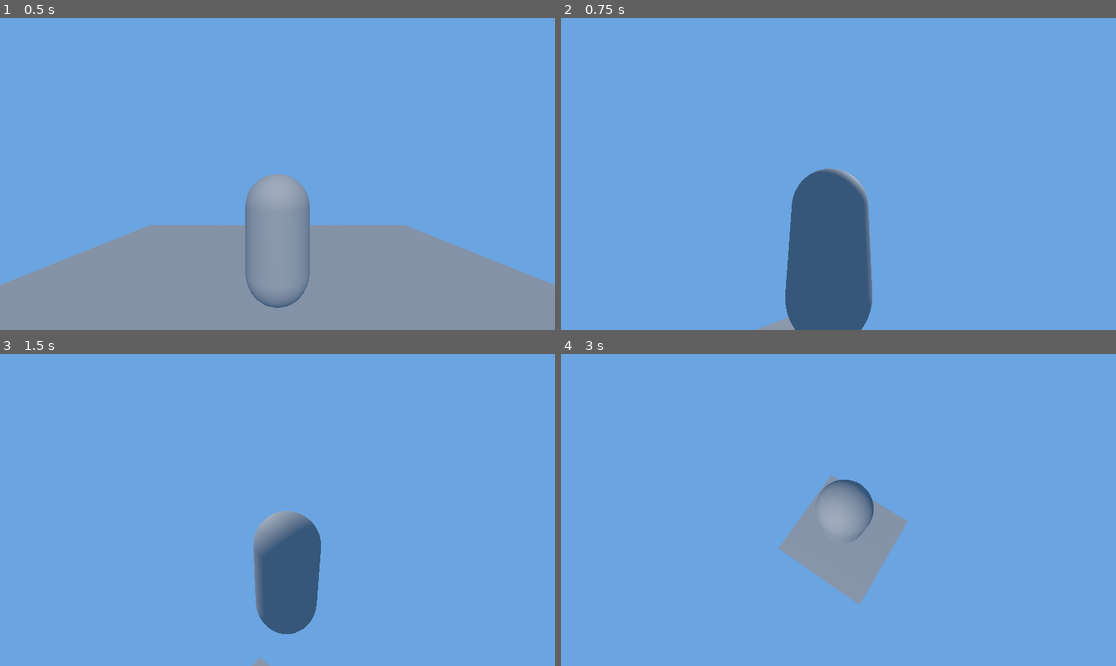
Above: before the commit, frames 1-4 (two rows, left to right).
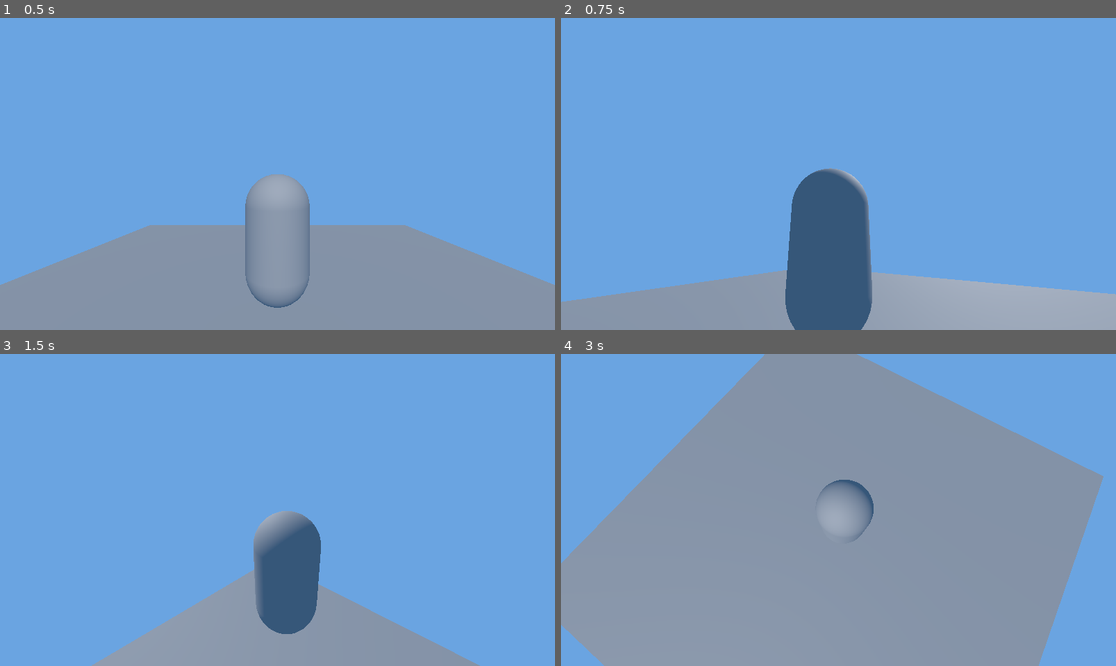
Above: after the commit, the same moments.

Repository: lewisjga/godot-learn
Game: Godot game, scene res://main.tscn
Two runs of this game, one before a commit and one after it. Both use one fixed random seed, a clock stepped at 60 frames per second and the inputs below.
Inputs (mouse positions are in pixels of both pictures, inside the frame that each line leads up to):
- Up to frame 1 (0.5 s): no input
- Up to frame 2 (0.75 s): tap Enter (ui_accept) at 0.5, 0.6 s; move the mouse to (960, 158) at 0.52 s; hold Right (ui_right) from 0.53 s (still down)
- Up to frame 3 (1.5 s): tap Space (jump, bound only after the commit) at 0.77, 0.8, 1.07, 1.35 s; move the mouse to (166, 525) at 1.27 s; release Right (ui_right) at 1.28 s; hold Down (ui_down) from 1.28 s (still down)
- Up to frame 4 (3 s): tap Space (jump, bound only after the commit) at 1.52, 1.82, 2.3 s; tap Enter (ui_accept) at 1.55, 2.1, 2.75, 2.85 s; move the mouse to (894, 441) at 2.02 s; release Down (ui_down) at 2.03 s; hold Right (ui_right) 2.03-2.78 s; move the mouse to (810, 572) at 2.77 s; hold Up (ui_up) from 2.78 s (still down)

Frame 1 is identical in both runs. In frame 2, 12% of the frame differs, in the area x 0-100%, y 80-100%; in frame 3, 9.9%; in frame 4, 67%, in the area x 0-98%, y 0-100%.

Commit message:
Removed testing controls, put in placeholder inputs

Diff:
--- a/main.gd
+++ b/main.gd
@@ -1,18 +1 @@
 extends Node
-
-
-@onready var player = $Player
-
-
-func _ready() -> void:
-	player.tc_changed.connect(_on_tc_changed)
-	print(player.total_compensation)
-	print(player.player_name)
-
-
-func _on_tc_changed(new_tc):
-	print("My name is %s and my total compensation is %s" % [player.player_name, new_tc])
-	if new_tc <= 400:
-		print("%s is a LOSER" % [player.player_name])
-	else:
-		print("%s works at FAANG" % [player.player_name])
--- a/player.gd
+++ b/player.gd
@@ -5,52 +5,35 @@
 
 @export_range(0.0, 1.0) var mouse_sensitivity = 0.01
 @export var tilt_limit = deg_to_rad(75)
-@export var total_compensation = 300
-@export var player_name = "Gary"
 @export var speed = 5.0
 @export var acceleration = 4.0
 @export var jump_speed = 8.0
 
 var gravity = ProjectSettings.get_setting("physics/3d/default_gravity")
-var jumping = false
 
 
-signal tc_changed(new_tc)
-
-
-func _process(_delta: float) -> void:
-	if Input.is_action_just_pressed("ui_up"):
-		total_compensation += 50
-		tc_changed.emit(total_compensation)
-	if Input.is_action_just_pressed("ui_down"):
-		total_compensation -= 50
-		tc_changed.emit(total_compensation)
-
-
-func _physics_process(delta):
-	velocity.y += -gravity * delta
+func _physics_process(delta: float):
+	if not is_on_floor():
+		velocity.y -= gravity * delta
 	get_move_input(delta)
 	move_and_slide()
 
 
 func _unhandled_input(event: InputEvent) -> void:
-	# Mouselook implemented using `screen_relative` for resolution-independent sensitivity.
 	if event is InputEventMouseMotion:
 		_camera_pivot.rotation.x -= event.screen_relative.y * mouse_sensitivity
-		# Prevent the camera from rotating too far up or down.
 		_camera_pivot.rotation.x = clampf(_camera_pivot.rotation.x, -tilt_limit, tilt_limit)
 		_camera_pivot.rotation.y += -event.screen_relative.x * mouse_sensitivity
 
 
-func get_move_input(delta):
+func get_move_input(delta: float):
 	var vy = velocity.y
 	velocity.y = 0
 
-	var input = Input.get_vector("ui_left", "ui_right", "ui_up", "ui_down")
+	var input = Input.get_vector("move_left", "move_right", "move_forward", "move_backward")
 	var dir = Vector3(input.x, 0, input.y).rotated(Vector3.UP, _camera_pivot.rotation.y)
 	velocity = lerp(velocity, dir * speed, acceleration * delta)
 
-	if Input.is_action_just_pressed("ui_accept"):
+	if Input.is_action_just_pressed("jump") and is_on_floor():
 		vy = jump_speed
-		jumping = true
 	velocity.y = vy
--- a/project.godot
+++ b/project.godot
@@ -17,36 +17,29 @@
 
 [input]
 
-ui_left={
-"deadzone": 0.5,
-"events": [Object(InputEventKey,"resource_local_to_scene":false,"resource_name":"","device":0,"window_id":0,"alt_pressed":false,"shift_pressed":false,"ctrl_pressed":false,"meta_pressed":false,"pressed":false,"keycode":4194319,"physical_keycode":0,"key_label":0,"unicode":0,"location":0,"echo":false,"script":null)
-, Object(InputEventJoypadButton,"resource_local_to_scene":false,"resource_name":"","device":-1,"button_index":13,"pressure":0.0,"pressed":false,"script":null)
-, Object(InputEventJoypadMotion,"resource_local_to_scene":false,"resource_name":"","device":-1,"axis":0,"axis_value":-1.0,"script":null)
-, Object(InputEventKey,"resource_local_to_scene":false,"resource_name":"","device":-1,"window_id":0,"alt_pressed":false,"shift_pressed":false,"ctrl_pressed":false,"meta_pressed":false,"pressed":false,"keycode":0,"physical_keycode":65,"key_label":0,"unicode":97,"location":0,"echo":false,"script":null)
+move_left={
+"deadzone": 0.2,
+"events": [Object(InputEventKey,"resource_local_to_scene":false,"resource_name":"","device":-1,"window_id":0,"alt_pressed":false,"shift_pressed":false,"ctrl_pressed":false,"meta_pressed":false,"pressed":false,"keycode":0,"physical_keycode":65,"key_label":0,"unicode":97,"location":0,"echo":false,"script":null)
 ]
 }
-ui_right={
-"deadzone": 0.5,
-"events": [Object(InputEventKey,"resource_local_to_scene":false,"resource_name":"","device":0,"window_id":0,"alt_pressed":false,"shift_pressed":false,"ctrl_pressed":false,"meta_pressed":false,"pressed":false,"keycode":4194321,"physical_keycode":0,"key_label":0,"unicode":0,"location":0,"echo":false,"script":null)
-, Object(InputEventJoypadButton,"resource_local_to_scene":false,"resource_name":"","device":-1,"button_index":14,"pressure":0.0,"pressed":false,"script":null)
-, Object(InputEventJoypadMotion,"resource_local_to_scene":false,"resource_name":"","device":-1,"axis":0,"axis_value":1.0,"script":null)
-, Object(InputEventKey,"resource_local_to_scene":false,"resource_name":"","device":0,"window_id":0,"alt_pressed":false,"shift_pressed":false,"ctrl_pressed":false,"meta_pressed":false,"pressed":false,"keycode":0,"physical_keycode":68,"key_label":0,"unicode":0,"location":0,"echo":false,"script":null)
+move_right={
+"deadzone": 0.2,
+"events": [Object(InputEventKey,"resource_local_to_scene":false,"resource_name":"","device":-1,"window_id":0,"alt_pressed":false,"shift_pressed":false,"ctrl_pressed":false,"meta_pressed":false,"pressed":false,"keycode":0,"physical_keycode":68,"key_label":0,"unicode":100,"location":0,"echo":false,"script":null)
 ]
 }
-ui_up={
-"deadzone": 0.5,
-"events": [Object(InputEventKey,"resource_local_to_scene":false,"resource_name":"","device":0,"window_id":0,"alt_pressed":false,"shift_pressed":false,"ctrl_pressed":false,"meta_pressed":false,"pressed":false,"keycode":4194320,"physical_keycode":0,"key_label":0,"unicode":0,"location":0,"echo":false,"script":null)
-, Object(InputEventJoypadButton,"resource_local_to_scene":false,"resource_name":"","device":-1,"button_index":11,"pressure":0.0,"pressed":false,"script":null)
-, Object(InputEventJoypadMotion,"resource_local_to_scene":false,"resource_name":"","device":-1,"axis":1,"axis_value":-1.0,"script":null)
-, Object(InputEventKey,"resource_local_to_scene":false,"resource_name":"","device":-1,"window_id":0,"alt_pressed":false,"shift_pressed":false,"ctrl_pressed":false,"meta_pressed":false,"pressed":false,"keycode":0,"physical_keycode":87,"key_label":0,"unicode":119,"location":0,"echo":false,"script":null)
+move_forward={
+"deadzone": 0.2,
+"events": [Object(InputEventKey,"resource_local_to_scene":false,"resource_name":"","device":-1,"window_id":0,"alt_pressed":false,"shift_pressed":false,"ctrl_pressed":false,"meta_pressed":false,"pressed":false,"keycode":0,"physical_keycode":87,"key_label":0,"unicode":119,"location":0,"echo":false,"script":null)
 ]
 }
-ui_down={
-"deadzone": 0.5,
-"events": [Object(InputEventKey,"resource_local_to_scene":false,"resource_name":"","device":0,"window_id":0,"alt_pressed":false,"shift_pressed":false,"ctrl_pressed":false,"meta_pressed":false,"pressed":false,"keycode":4194322,"physical_keycode":0,"key_label":0,"unicode":0,"location":0,"echo":false,"script":null)
-, Object(InputEventJoypadButton,"resource_local_to_scene":false,"resource_name":"","device":-1,"button_index":12,"pressure":0.0,"pressed":false,"script":null)
-, Object(InputEventJoypadMotion,"resource_local_to_scene":false,"resource_name":"","device":-1,"axis":1,"axis_value":1.0,"script":null)
-, Object(InputEventKey,"resource_local_to_scene":false,"resource_name":"","device":-1,"window_id":0,"alt_pressed":false,"shift_pressed":false,"ctrl_pressed":false,"meta_pressed":false,"pressed":false,"keycode":0,"physical_keycode":83,"key_label":0,"unicode":115,"location":0,"echo":false,"script":null)
+move_backward={
+"deadzone": 0.2,
+"events": [Object(InputEventKey,"resource_local_to_scene":false,"resource_name":"","device":-1,"window_id":0,"alt_pressed":false,"shift_pressed":false,"ctrl_pressed":false,"meta_pressed":false,"pressed":false,"keycode":0,"physical_keycode":83,"key_label":0,"unicode":115,"location":0,"echo":false,"script":null)
+]
+}
+jump={
+"deadzone": 0.2,
+"events": [Object(InputEventKey,"resource_local_to_scene":false,"resource_name":"","device":-1,"window_id":0,"alt_pressed":false,"shift_pressed":false,"ctrl_pressed":false,"meta_pressed":false,"pressed":false,"keycode":0,"physical_keycode":32,"key_label":0,"unicode":32,"location":0,"echo":false,"script":null)
 ]
 }
 
